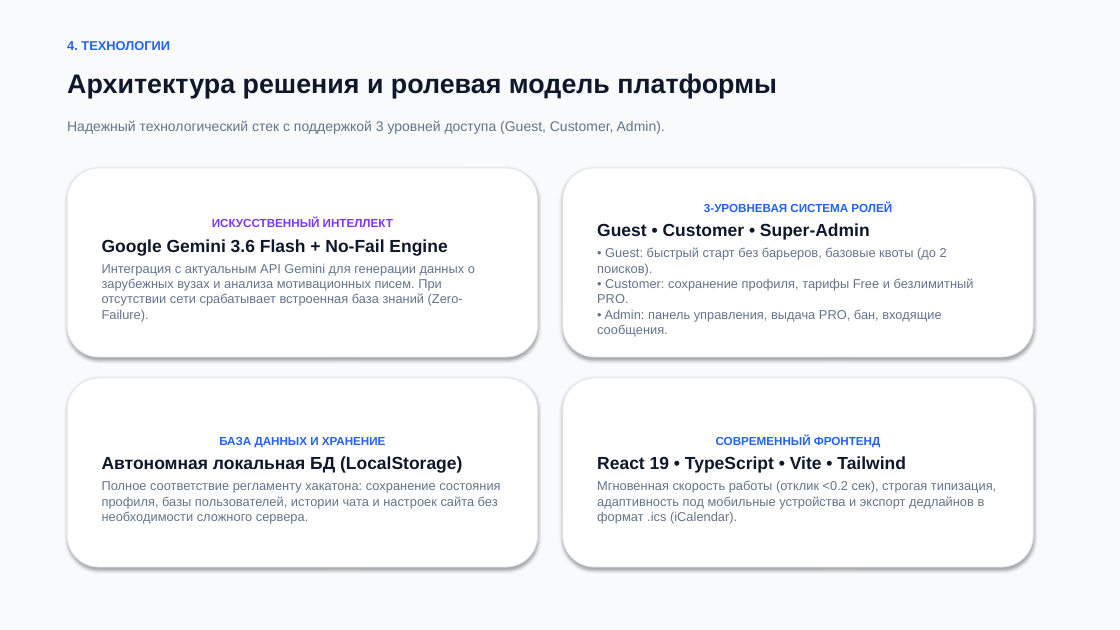
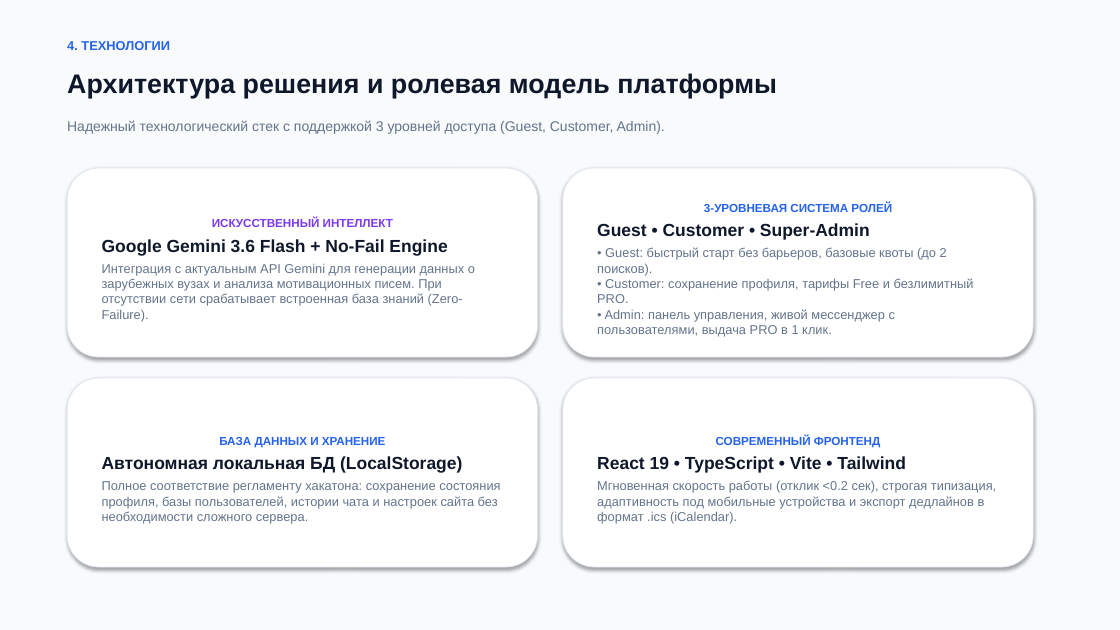
Before and after one commit to adilhan385/Admitroute, a slide deck: slide 5 of AdmitRoute_Presentation_8Slides.pptx. Drawn at 1120x630 pixels with LibreOffice and Linux fonts; fonts in the diff are those of the drawing. Boxes give left, top, right and bottom in pixels: in the first picture for what was removed or moved away, otherwise in the second. Text is boxed around its words. In the diff, an @@ line names an element or a change of style, - is before the commit and + after.

Commit message:
feat: in-app floating live chat with 1-click PRO purchase and admin activation

```diff
--- a/AdmitRoute_Presentation_8Slides.pptx
+++ b/AdmitRoute_Presentation_8Slides.pptx
@@ text in rounded rectangle at <box>597,247,974,337</box>: text changed @@
-• Guest: быстрый старт без барьеров, базовые квоты (до 2 поисков).
-• Customer: сохранение профиля, тарифы Free и безлимитный PRO.
-• Admin: панель управления, выдача PRO, бан, входящие сообщения.
+• Guest: быстрый старт без барьеров, базовые квоты (до 2 поисков).
+• Customer: сохранение профиля, тарифы Free и безлимитный PRO.
+• Admin: панель управления, живой мессенджер с пользователями, выдача PRO в 1 клик.
```
Also in this commit, not shown: 2 other slides changed, 4 other files.
